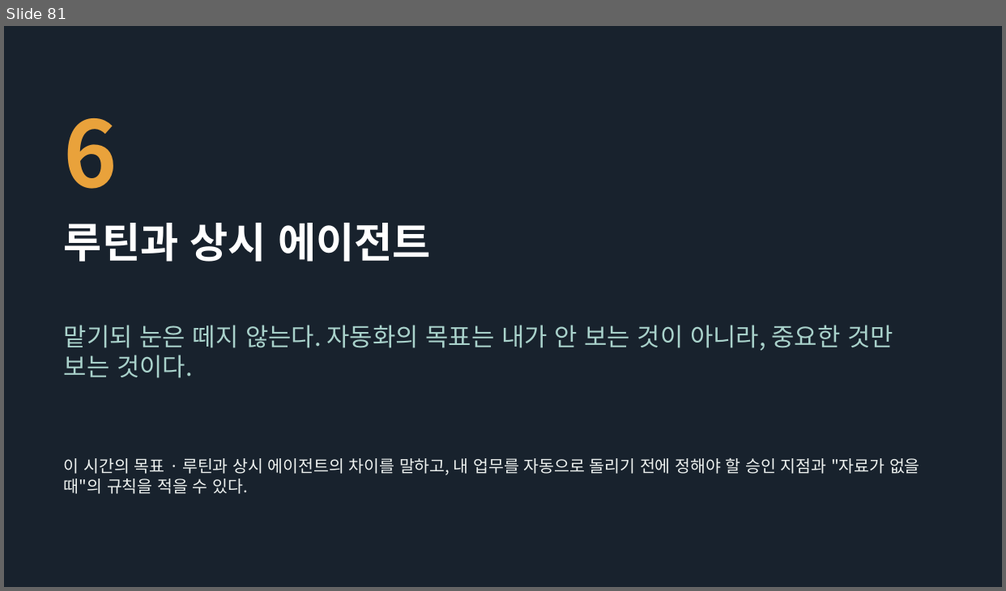
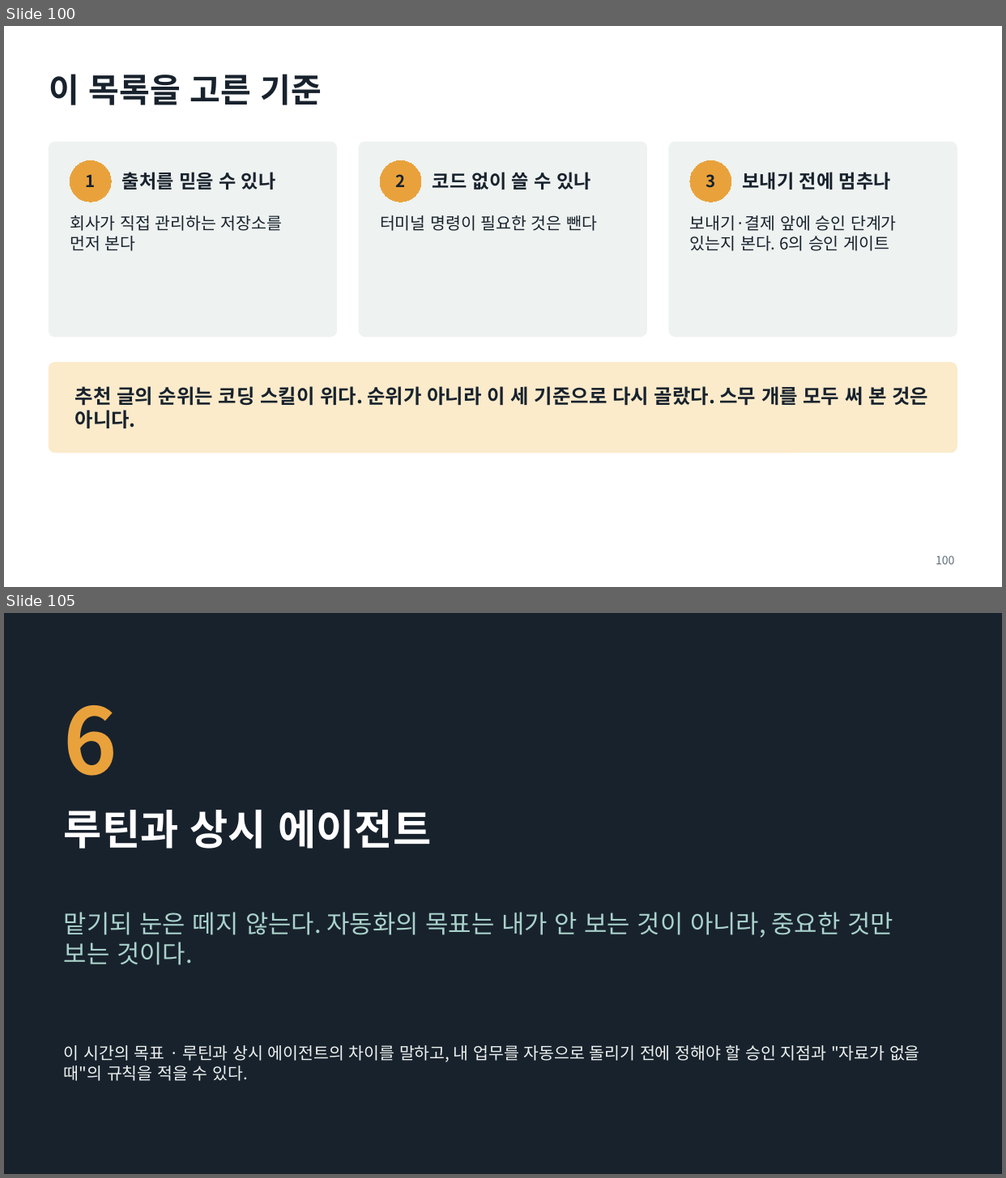
Before and after one commit to aplaxas/AI-Harness, a slide deck: courses/ai-for-work/2-week/decks/2주차-AI와-일하는-법.pptx. Shown one above the other, each under a label of ours: slide 81 before the commit, slides 100 and 105 after it; the slides between them are not shown. The pictures are 1006x591 and 1006x1178 pixels, drawn with LibreOffice and Linux fonts; fonts in the diff are those of the drawing. Boxes give left, top, right and bottom in pixels: in the first picture for what was removed or moved away, otherwise in the second. Text is boxed around its words. In the diff, an @@ line names an element or a change of style, - is before the commit and + after.

```diff
--- a/courses/ai-for-work/2-week/decks/2주차-AI와-일하는-법.pptx
+++ b/courses/ai-for-work/2-week/decks/2주차-AI와-일하는-법.pptx
@@ slide 100 added at (4, 26, 1002, 587), background #FFFFFF @@
@@ title added at (49, 74, 322, 105), 32 pt, text #18222D, bold @@
+이 목록을 고른 기준
@@ rounded rectangle added at (49, 142, 336, 337), fill #EEF2F0, outline #EEF2F0 1 pt @@
@@ rounded rectangle added at (359, 142, 646, 337), fill #EEF2F0, outline #EEF2F0 1 pt @@
@@ rounded rectangle added at (670, 142, 957, 337), fill #EEF2F0, outline #EEF2F0 1 pt @@
@@ ellipse added at (70, 160, 111, 202), fill #E9A23B, outline #E9A23B 0.75 pt, 16 pt, text #18222D, bold @@
+1
@@ ellipse added at (380, 160, 421, 202), fill #E9A23B, outline #E9A23B 0.75 pt, 16 pt, text #18222D, bold @@
+2
@@ ellipse added at (691, 160, 731, 202), fill #E9A23B, outline #E9A23B 0.75 pt, 16 pt, text #18222D, bold @@
+3
@@ text added at (122, 172, 276, 190), 18 pt, text #18222D, bold @@
+출처를 믿을 수 있나
@@ text added at (432, 172, 591, 190), 18 pt, text #18222D, bold @@
+코드 없이 쓸 수 있나
@@ text added at (743, 172, 891, 190), 18 pt, text #18222D, bold @@
+보내기 전에 멈추나
@@ text added at (70, 216, 282, 251), 16 pt, text #18222D @@
+회사가 직접 관리하는 저장소를 먼저 본다
@@ text added at (380, 216, 597, 231), 16 pt, text #18222D @@
+터미널 명령이 필요한 것은 뺀다
@@ text added at (690, 216, 897, 251), 16 pt, text #18222D @@
+보내기·결제 앞에 승인 단계가 있는지 본다. 6의 승인 게이트
@@ rounded rectangle added at (49, 363, 957, 453), fill #FBEBCB, outline #FBEBCB 1 pt @@
@@ text added at (75, 386, 929, 429), 19 pt, text #18222D, bold @@
+추천 글의 순위는 코딩 스킬이 위다. 순위가 아니라 이 세 기준으로 다시 골랐다. 스무 개를 모두 써 본 것은 아니다.
@@ page number added at (936, 556, 955, 565), 11 pt, text #5F6E7A @@
+100
@@ what was slide 81 is now slide 105 @@
```
Also in this commit, not shown: 4 slides changed, 23 other slides added, 8 other files.
